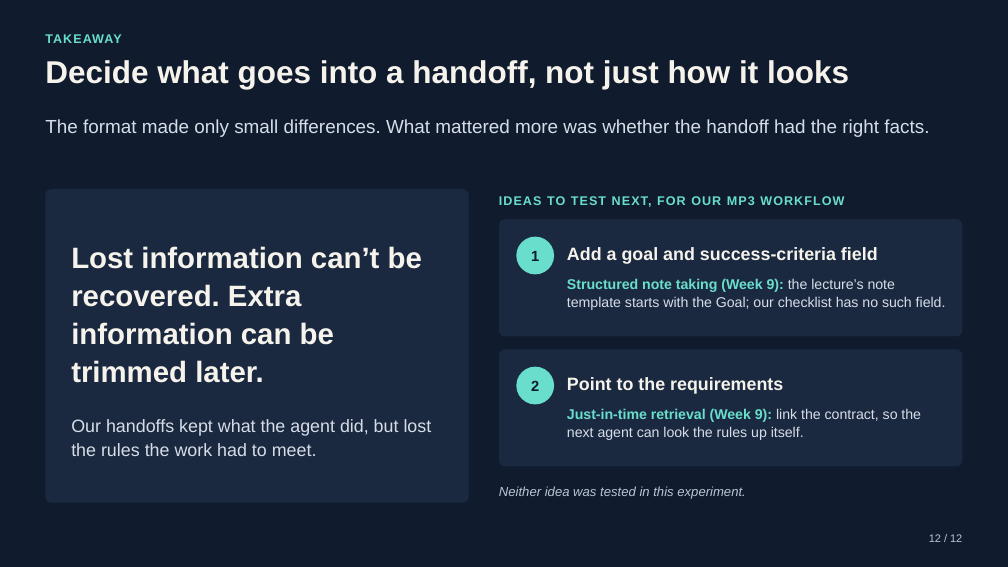
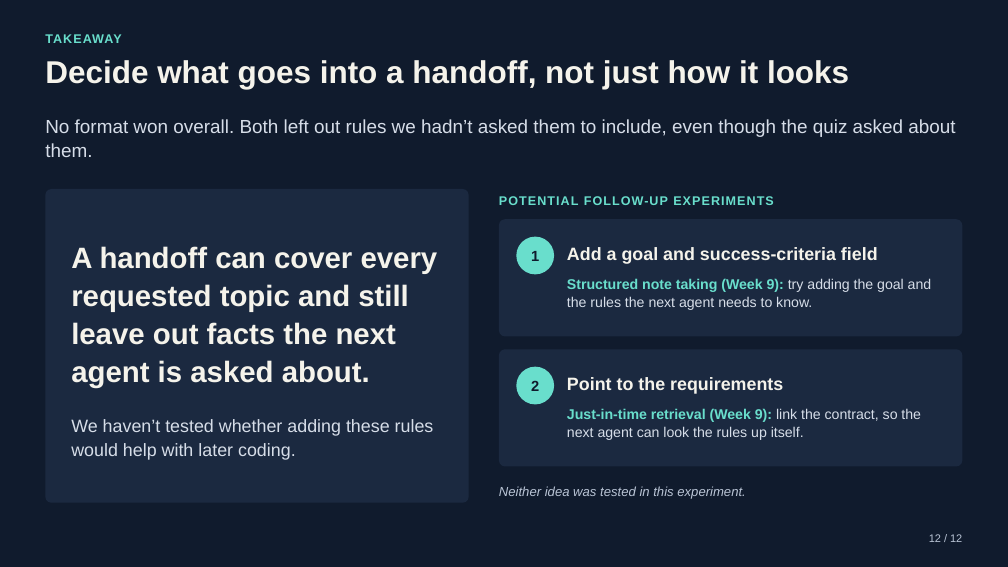
Before and after one commit to CS3227-2610-MP3-Deskmate/CS3227-2610-MP3, a slide deck: slide 12 of experiments/agent-handoff-2026-10-19/Agent_Handoff_Results.pptx. Drawn at 1008x567 pixels with LibreOffice and Linux fonts; fonts in the diff are those of the drawing. Boxes give left, top, right and bottom in pixels: in the first picture for what was removed or moved away, otherwise in the second. Text is boxed around its words. In the diff, an @@ line names an element or a change of style, - is before the commit and + after.

Commit message:
log: Record the handoff slide revisions
Document the interpretation, wording and layout corrections, and include the updated PowerPoint and PDF.

```diff
--- a/experiments/agent-handoff-2026-10-19/Agent_Handoff_Results.pptx
+++ b/experiments/agent-handoff-2026-10-19/Agent_Handoff_Results.pptx
@@ text at (45,119,955,157): text changed @@
-The format made only small differences. What mattered more was whether the handoff had the right facts.
+No format won overall. Both left out rules we hadn’t asked them to include, even though the quiz asked about them.
@@ text at (499,196,774,205): text changed @@
-IDEAS TO TEST NEXT, FOR OUR MP3 WORKFLOW
+POTENTIAL FOLLOW-UP EXPERIMENTS
@@ text in rounded rectangle at (71,246,438,460): text changed @@
-Lost information can’t be recovered. Extra information can be trimmed later.
-Our handoffs kept what the agent did, but lost the rules the work had to meet.
+A handoff can cover every requested topic and still leave out facts the next agent is asked about.
+We haven’t tested whether adding these rules would help with later coding.
@@ text at (567,278,932,310): text changed @@
-Structured note taking (Week 9): the lecture’s note template starts with the Goal; our checklist has no such field.
+Structured note taking (Week 9): try adding the goal and the rules the next agent needs to know.
```
Also in this commit, not shown: 2 other slides changed, 2 other files.
